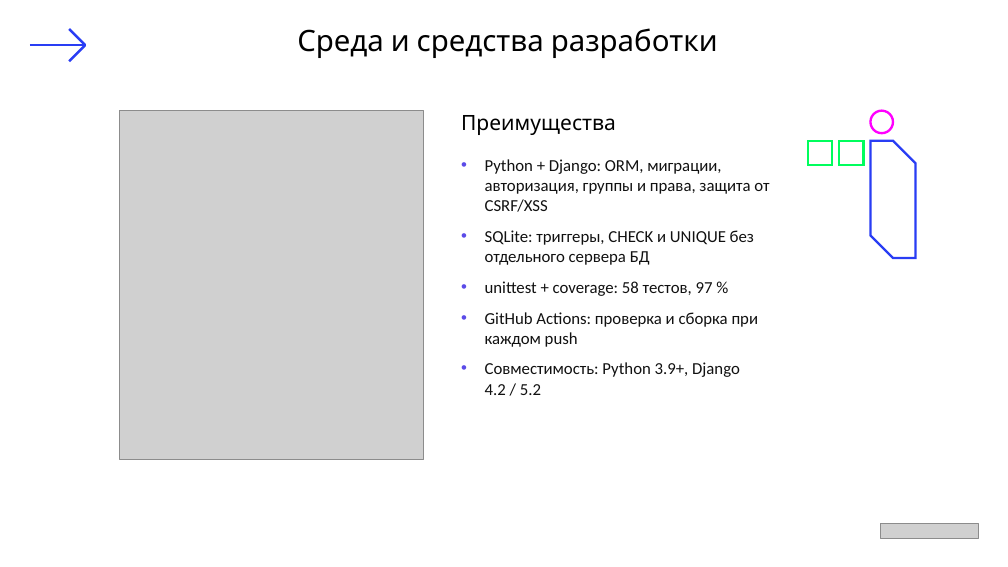
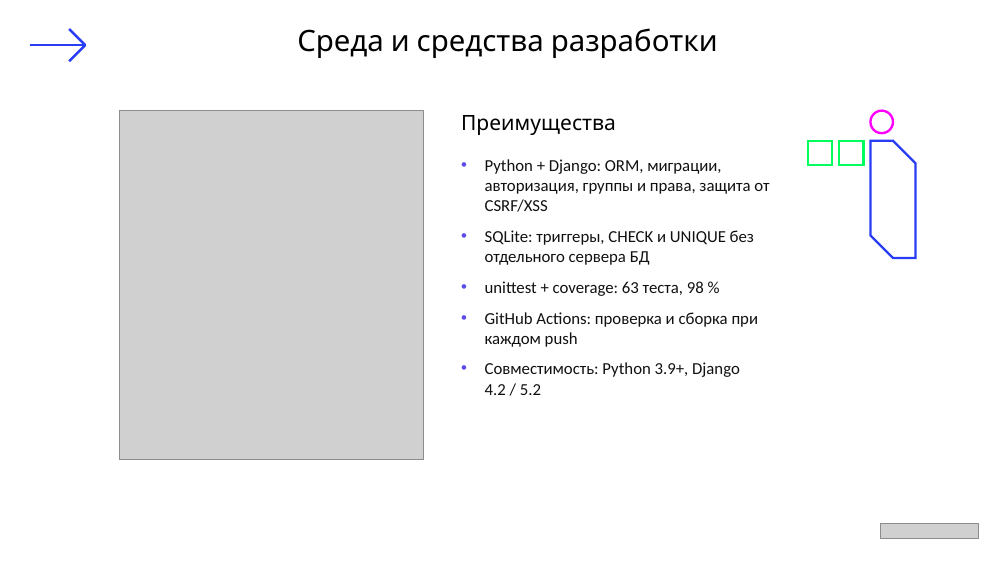
Before and after one commit to Uzalov-Gamid/sport-club, a slide deck: slide 5 of docs/Презентация_Спортивный_клуб.pptx. Drawn at 1008x567 pixels with LibreOffice and Linux fonts; fonts in the diff are those of the drawing; grey boxes stand for pictures. Boxes give left, top, right and bottom in pixels: in the first picture for what was removed or moved away, otherwise in the second. Text is boxed around its words. In the diff, an @@ line names an element or a change of style, - is before the commit and + after.

```diff
--- a/docs/Презентация_Спортивный_клуб.pptx
+++ b/docs/Презентация_Спортивный_клуб.pptx
@@ text at box(485, 281, 704, 296): text changed @@
-• unittest + coverage: 58 тестов, 97 %
+• unittest + coverage: 63 теста, 98 %
```
Also in this commit, not shown: 8 other slides changed, 1 slide added, 1 slide removed, 3 other files.
